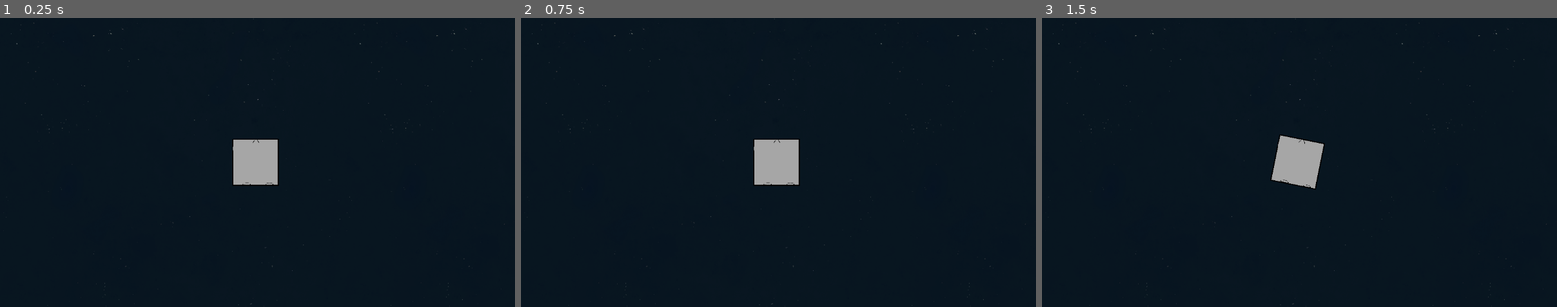
Above: before the commit, frames 1-3 (left to right).
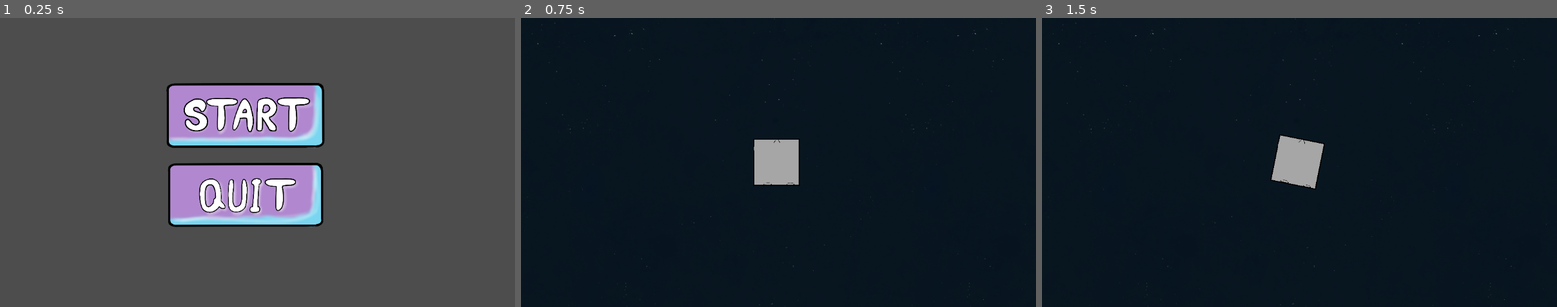
Above: after the commit, the same moments.

Repository: Dolphus2/NordicGameJam2026
Game: Godot game, scene res://scenes/title_screen.tscn
Two runs of this game, one before a commit and one after it. Both use one fixed random seed, a clock stepped at 60 frames per second and the inputs below. Before the commit the project starts from res://scenes/game.tscn.
Inputs (mouse positions are in pixels of both pictures, inside the frame that each line leads up to):
- Up to frame 1 (0.25 s): no input
- Up to frame 2 (0.75 s): click (768, 116) at 0.52 s
- Up to frame 3 (1.5 s): tap Enter at 1.25 s; move the mouse to (1412, 148) at 1.27 s; hold E (roll_right) from 1.28 s (still down); click (1412, 148) at 1.42 s

The runs differ from the first frame. In frame 1, 100% of the frame differs, in the area x 0-100%, y 0-100%; in frame 2, nothing differs; in frame 3, nothing differs.

Commit message:
title screen

Diff:
--- a/project.godot
+++ b/project.godot
@@ -11,7 +11,7 @@
 [application]
 
 config/name="NordicGameJam2026"
-run/main_scene="uid://01rjvcv7a1o1"
+run/main_scene="uid://cpb7s68l3n0f6"
 config/features=PackedStringArray("4.6", "Forward Plus")
 config/icon="res://icon.svg"
 
--- /dev/null
+++ b/scenes/title_screen.tscn
@@ -0,0 +1,37 @@
+[gd_scene format=3 uid="uid://cpb7s68l3n0f6"]
+
+[ext_resource type="Script" uid="uid://bqqi6mwdge48m" path="res://scripts/title_screen.gd" id="1_fgkus"]
+[ext_resource type="Texture2D" uid="uid://b8u0hchao4eax" path="res://assets/start.png" id="2_s4lrb"]
+[ext_resource type="Texture2D" uid="uid://b50geqrwc5swg" path="res://assets/quit.png" id="3_mgrm8"]
+
+[node name="TitleScreen" type="Control" unique_id=1092461750]
+layout_mode = 3
+anchors_preset = 15
+anchor_right = 1.0
+anchor_bottom = 1.0
+grow_horizontal = 2
+grow_vertical = 2
+script = ExtResource("1_fgkus")
+
+[node name="StartButton" type="TextureButton" parent="." unique_id=2029525742]
+layout_mode = 0
+offset_left = 368.0
+offset_top = 142.0
+offset_right = 728.9701
+offset_bottom = 295.0
+texture_normal = ExtResource("2_s4lrb")
+ignore_texture_size = true
+stretch_mode = 0
+
+[node name="QuitButton" type="TextureButton" parent="." unique_id=810390034]
+layout_mode = 0
+offset_left = 368.0
+offset_top = 320.0
+offset_right = 728.9701
+offset_bottom = 473.0
+texture_normal = ExtResource("3_mgrm8")
+ignore_texture_size = true
+stretch_mode = 0
+
+[connection signal="pressed" from="StartButton" to="." method="_on_start_button_pressed"]
+[connection signal="pressed" from="QuitButton" to="." method="_on_quit_button_pressed"]
--- /dev/null
+++ b/scripts/title_screen.gd
@@ -0,0 +1,9 @@
+extends Control
+
+
+func _on_start_button_pressed() -> void:
+	get_tree().change_scene_to_file("res://scenes/game.tscn")
+
+
+func _on_quit_button_pressed() -> void:
+	get_tree().quit()
Not shown, added: scripts/title_screen.gd.uid
